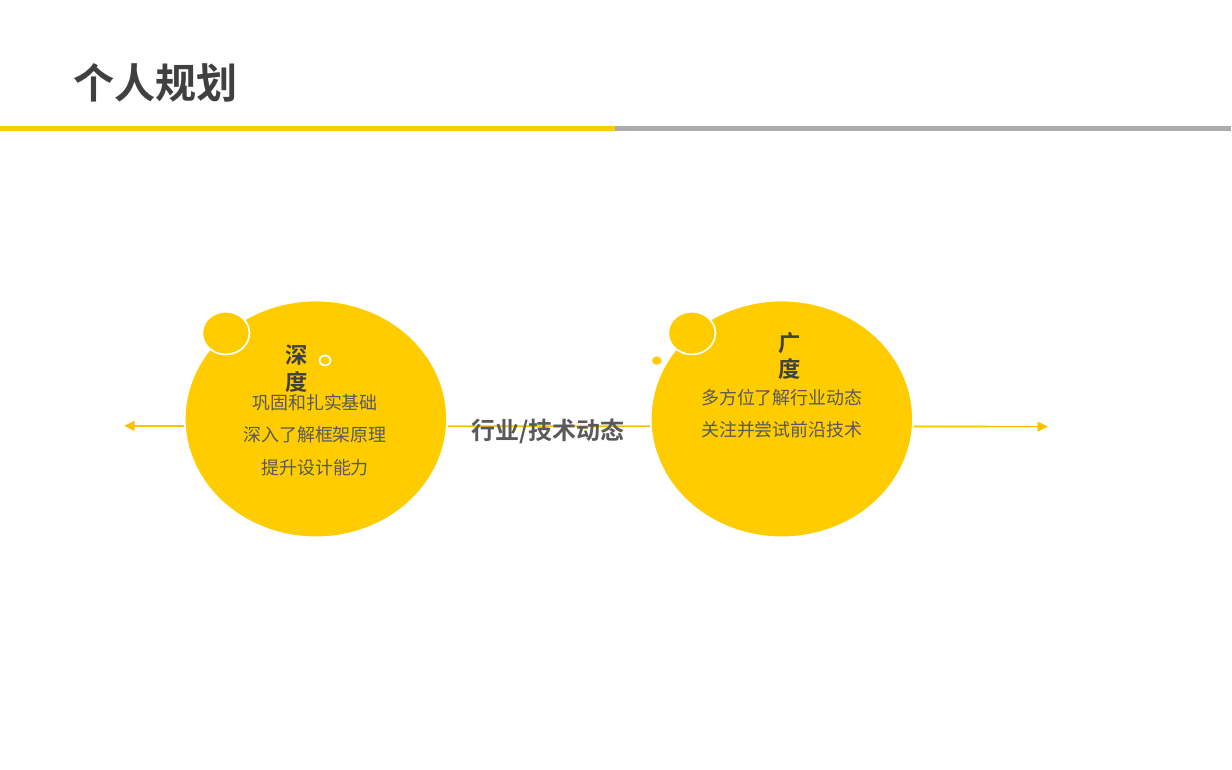
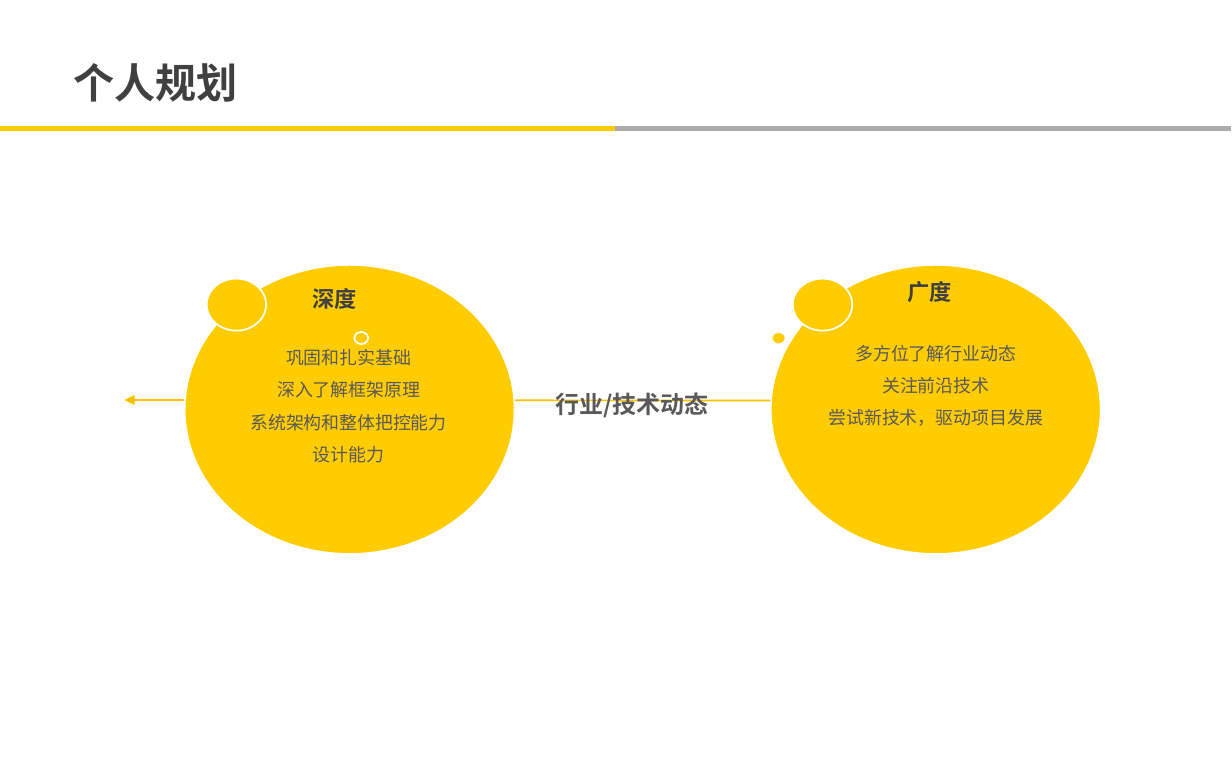
Before and after one commit to yian529/elaine, a slide deck: slide 7 of 申请/马爱莲-广告平台BU-国际业务部-产品技术组-申请职级T5.pptx. Drawn at 1232x770 pixels with LibreOffice and Linux fonts; fonts in the diff are those of the drawing; background and template pictures are left out. Boxes give left, top, right and bottom in pixels: in the first picture for what was removed or moved away, otherwise in the second. Text is boxed around its words. In the diff, an @@ line names an element or a change of style, - is before the commit and + after.

```diff
--- a/申请/马爱莲-广告平台BU-国际业务部-产品技术组-申请职级T5.pptx
+++ b/申请/马爱莲-广告平台BU-国际业务部-产品技术组-申请职级T5.pptx
@@ ellipse: place and size @@
-ellipse at (184, 301, 447, 538)
+ellipse at (184, 264, 514, 554)
@@ ellipse: place and size @@
-ellipse at (650, 301, 912, 538)
+ellipse at (771, 264, 1101, 554)
@@ ellipse: place and size @@
-ellipse at (203, 311, 249, 354)
+ellipse at (207, 278, 266, 330)
@@ text "深度" rewrapped from (285, 344, 307, 395) to (313, 288, 357, 309) @@
@@ ellipse: place and size @@
-ellipse at (668, 311, 715, 354)
+ellipse at (793, 278, 853, 330)
@@ text "广度" rewrapped from (779, 332, 801, 379) to (907, 281, 951, 302) @@
@@ text "多方位了解行业动态": place and size @@
-text "多方位了解行业动态" at (701, 389, 862, 438)
+text "多方位了解行业动态" at (829, 345, 1043, 426)
@@ text "巩固和扎实基础": place and size @@
-text "巩固和扎实基础" at (244, 391, 387, 476)
+text "巩固和扎实基础" at (250, 349, 446, 463)
@@ ellipse: place and size @@
-ellipse at (320, 355, 331, 365)
+ellipse at (354, 332, 368, 344)
@@ ellipse: place and size @@
-ellipse at (651, 355, 662, 365)
+ellipse at (772, 332, 785, 344)
@@ text "行业/技术动态": place and size @@
-text "行业/技术动态" at (471, 418, 624, 444)
+text "行业/技术动态" at (555, 392, 708, 418)
@@ text at (829, 377, 1043, 426): text changed @@
-关注并尝试前沿技术
+关注前沿技术
+尝试新技术，驱动项目发展
@@ double arrow moved from (124, 426) - (1048, 426) to (124, 400) - (1048, 400) @@
@@ text at (250, 414, 446, 463): text changed @@
-提升设计能力
+系统架构和整体把控能力
+设计能力
```
Also in this commit, not shown: 3 other slides changed, 12 other files.
